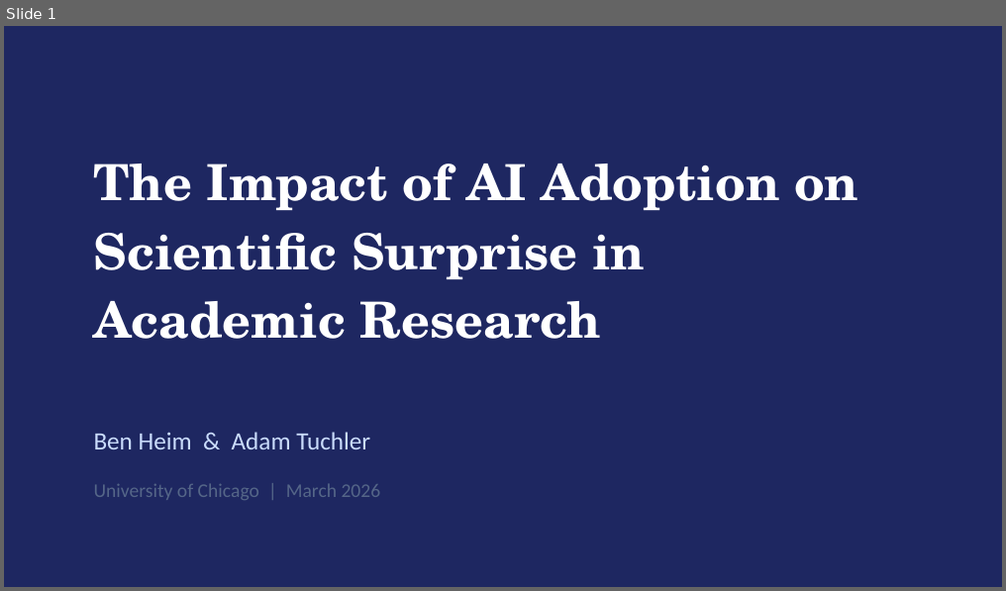
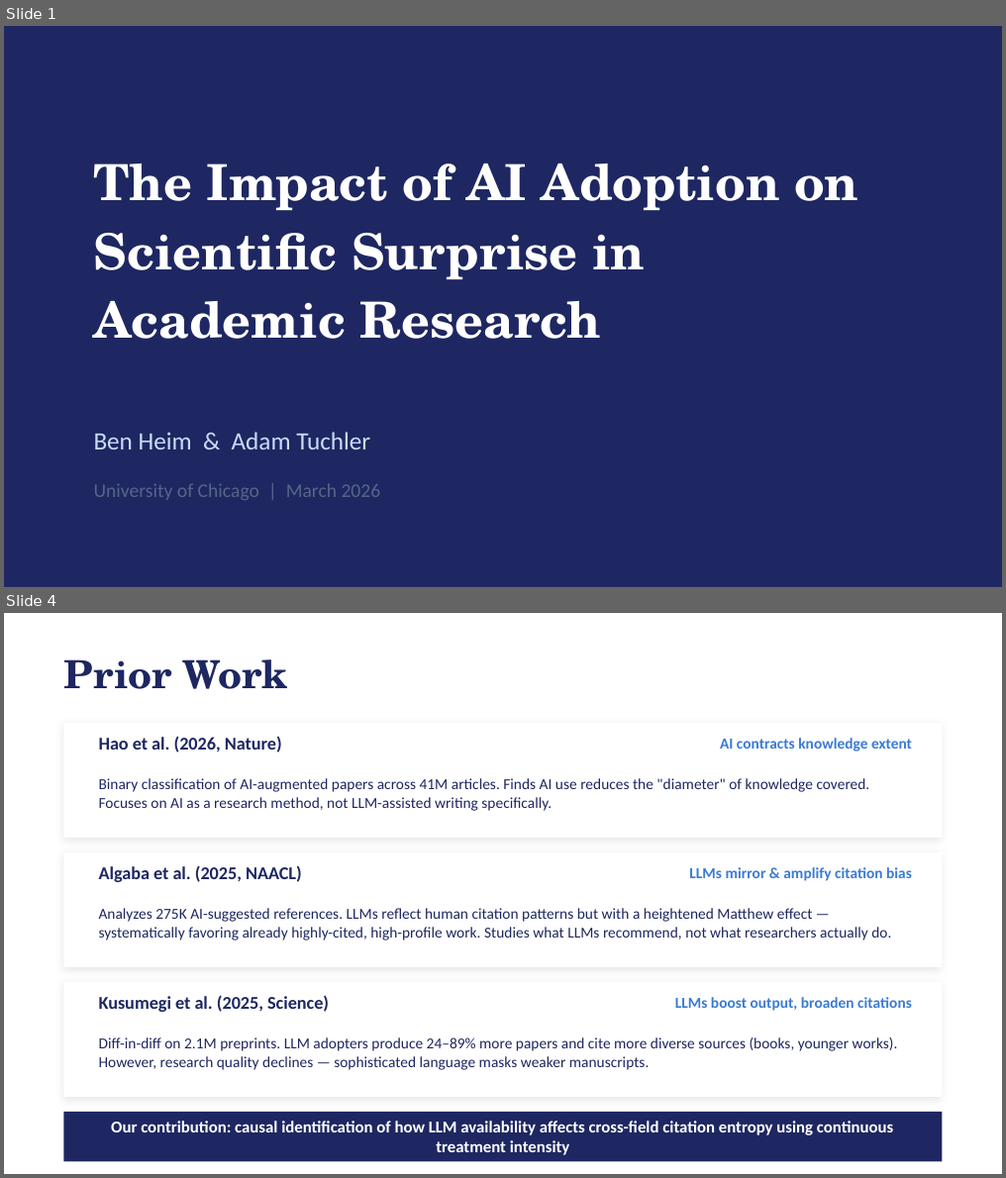
Before and after one commit to bheim/aig_final_project, a slide deck: presentation.pptx. Shown one above the other, each under a label of ours: slide 1 before the commit, slides 1 and 4 after it; the slides between them are not shown. The pictures are 1006x591 and 1006x1178 pixels, drawn with LibreOffice and Linux fonts; fonts in the diff are those of the drawing. Boxes give left, top, right and bottom in pixels: in the first picture for what was removed or moved away, otherwise in the second. Text is boxed around its words. In the diff, an @@ line names an element or a change of style, - is before the commit and + after.

```diff
--- a/presentation.pptx
+++ b/presentation.pptx
@@ slide 4 added at (4,613,1002,1174), background #FFFFFF @@
@@ text added at (63,660,287,689), 28 pt, text #1E2761, bold @@
+Prior Work
@@ rectangle added at (63,723,943,838), fill #FFFFFF @@
@@ text added at (99,736,282,753), 13 pt, text #1E2761, bold @@
+Hao et al. (2026, Nature)
@@ text added at (720,738,912,752), 11 pt, text #3A7BD5, bold @@
+AI contracts knowledge extent
@@ text added at (99,778,870,811), 11 pt, text #1E2761 @@
+Binary classification of AI-augmented papers across 41M articles. Finds AI use reduces the "diameter" of knowledge covered. Focuses on AI as a research method, not LLM-assisted writing specifically.
@@ rectangle added at (63,853,943,967), fill #FFFFFF @@
@@ text added at (99,865,302,882), 13 pt, text #1E2761, bold @@
+Algaba et al. (2025, NAACL)
@@ text added at (689,867,912,881), 11 pt, text #3A7BD5, bold @@
+LLMs mirror & amplify citation bias
@@ text added at (99,908,891,941), 11 pt, text #1E2761 @@
+Analyzes 275K AI-suggested references. LLMs reflect human citation patterns but with a heightened Matthew effect — systematically favoring already highly-cited, high-profile work. Studies what LLMs recommend, not what researchers actually do.
@@ rectangle added at (63,982,943,1097), fill #FFFFFF @@
@@ text added at (99,995,329,1012), 13 pt, text #1E2761, bold @@
+Kusumegi et al. (2025, Science)
@@ text added at (675,997,912,1011), 11 pt, text #3A7BD5, bold @@
+LLMs boost output, broaden citations
@@ text added at (99,1038,898,1070), 11 pt, text #1E2761 @@
+Diff-in-diff on 2.1M preprints. LLM adopters produce 24–89% more papers and cite more diverse sources (books, younger works). However, research quality declines — sophisticated language masks weaker manuscripts.
@@ rectangle added at (63,1112,943,1161), fill #1E2761 @@
@@ text added at (111,1121,893,1156), 12 pt, text #FFFFFF, bold @@
+Our contribution: causal identification of how LLM availability affects cross-field citation entropy using continuous treatment intensity
```
Also in this commit, not shown: 6 slides changed, 10 other slides added, 2 other files.
